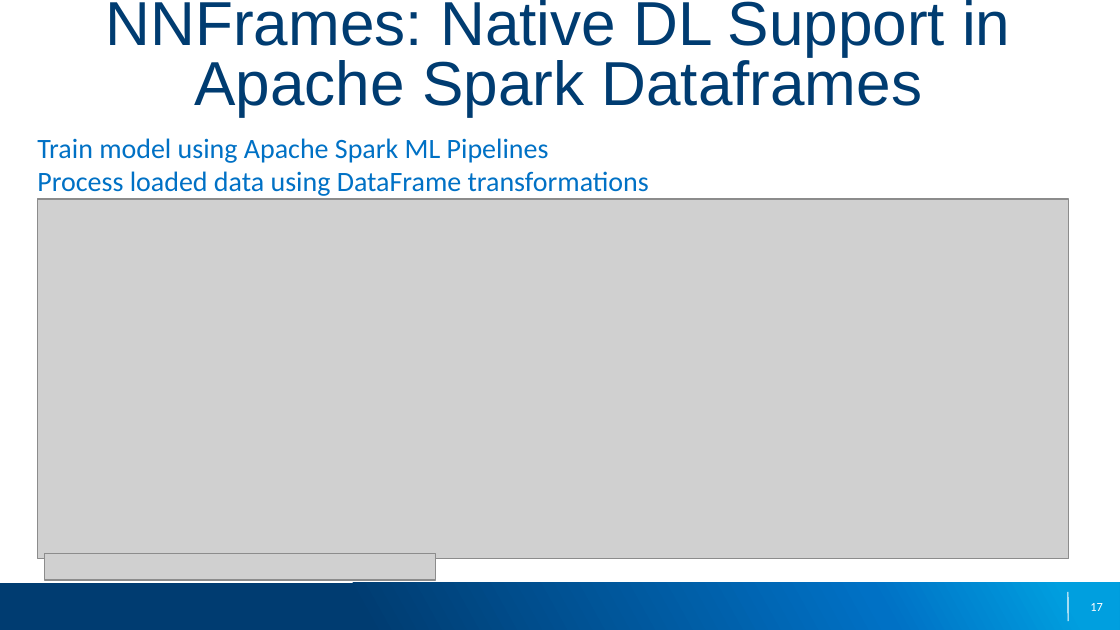
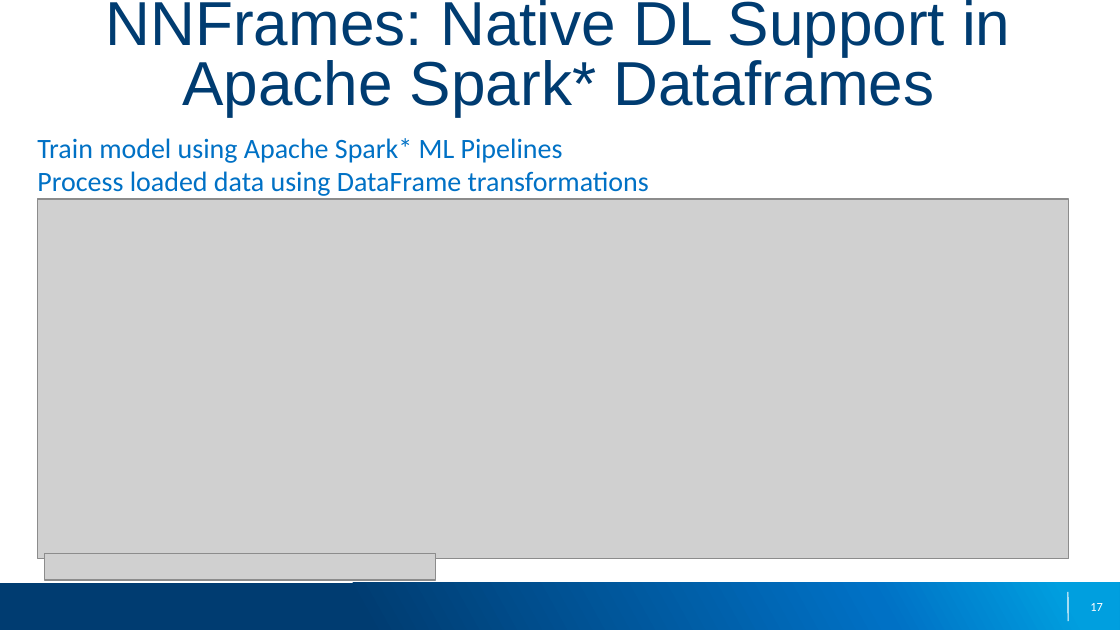
Before and after one commit to elephantscale/intel-analytics-zoo-tutorials, a slide deck: slide 17 of slides/1-Analytics-Zoo-Overview.pptx. Drawn at 1120x630 pixels with LibreOffice and Linux fonts; fonts in the diff are those of the drawing; grey boxes stand for pictures; background and template pictures are left out. Boxes give left, top, right and bottom in pixels: in the first picture for what was removed or moved away, otherwise in the second. Text is boxed around its words. In the diff, an @@ line names an element or a change of style, - is before the commit and + after.

```diff
--- a/slides/1-Analytics-Zoo-Overview.pptx
+++ b/slides/1-Analytics-Zoo-Overview.pptx
@@ title at <box>106,0,1010,116</box>: text changed @@
-NNFrames: Native DL Support in Apache Spark Dataframes
+NNFrames: Native DL Support in Apache Spark* Dataframes
@@ text at <box>37,138,649,196</box>: text changed @@
-Train model using Apache Spark ML Pipelines
-Process loaded data using DataFrame transformations
+Train model using Apache Spark* ML Pipelines
+Process loaded data using DataFrame transformations
```
Also in this commit, not shown: 13 other slides changed.
